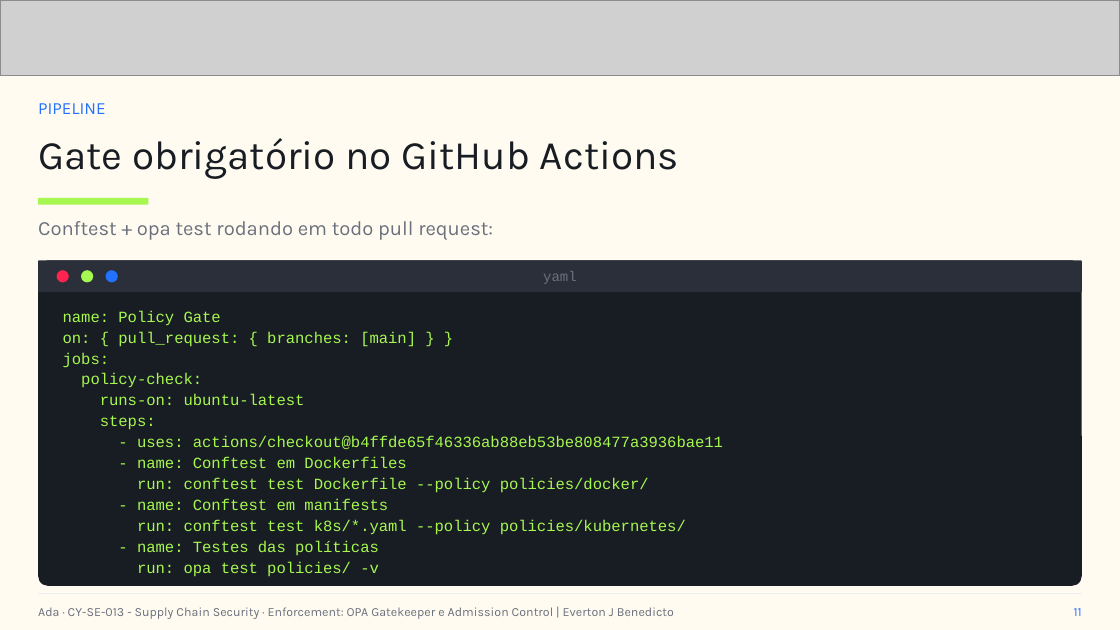
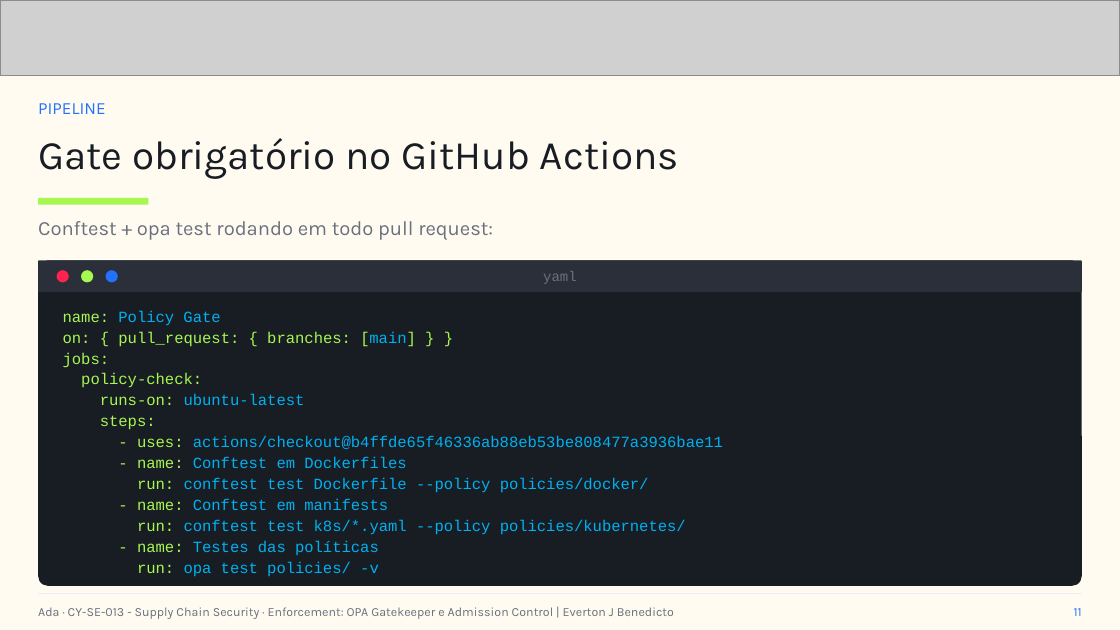
Before and after one commit to everton-dev/AdaTech.Aulas, a slide deck: slide 11 of CY-SE-013 - Supply Chain Security/slides/Aula_03_Enforcement_OPA_Gatekeeper_e_Admission_Control.pptx. Drawn at 1120x630 pixels with LibreOffice and Linux fonts; fonts in the diff are those of the drawing; grey boxes stand for pictures. Boxes give left, top, right and bottom in pixels: in the first picture for what was removed or moved away, otherwise in the second. Text is boxed around its words. In the diff, an @@ line names an element or a change of style, - is before the commit and + after.

```diff
--- a/CY-SE-013 - Supply Chain Security/slides/Aula_03_Enforcement_OPA_Gatekeeper_e_Admission_Control.pptx
+++ b/CY-SE-013 - Supply Chain Security/slides/Aula_03_Enforcement_OPA_Gatekeeper_e_Admission_Control.pptx
@@ text at (63, 310, 723, 576): text colour #A6F750 to #00B0F0 in "Policy Gate", "[main]", "ubuntu-latest", "actions/checkout@b4ffde65f46336ab88eb53be808477a3936bae11" and 6 more places @@
```
Also in this commit, not shown: 6 other slides changed, 10 other files.
